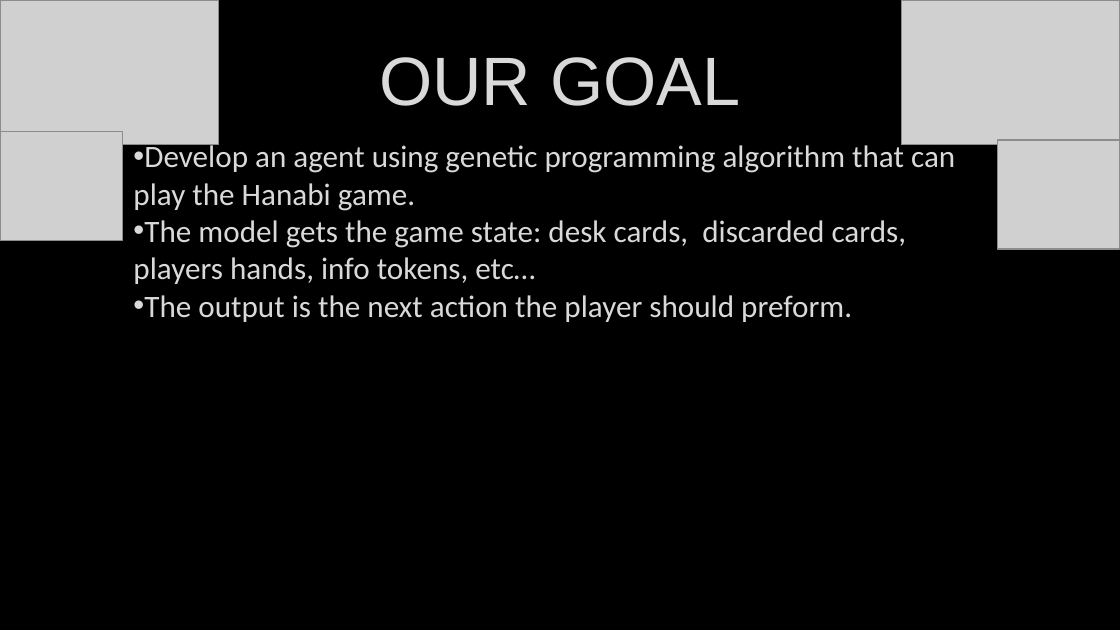
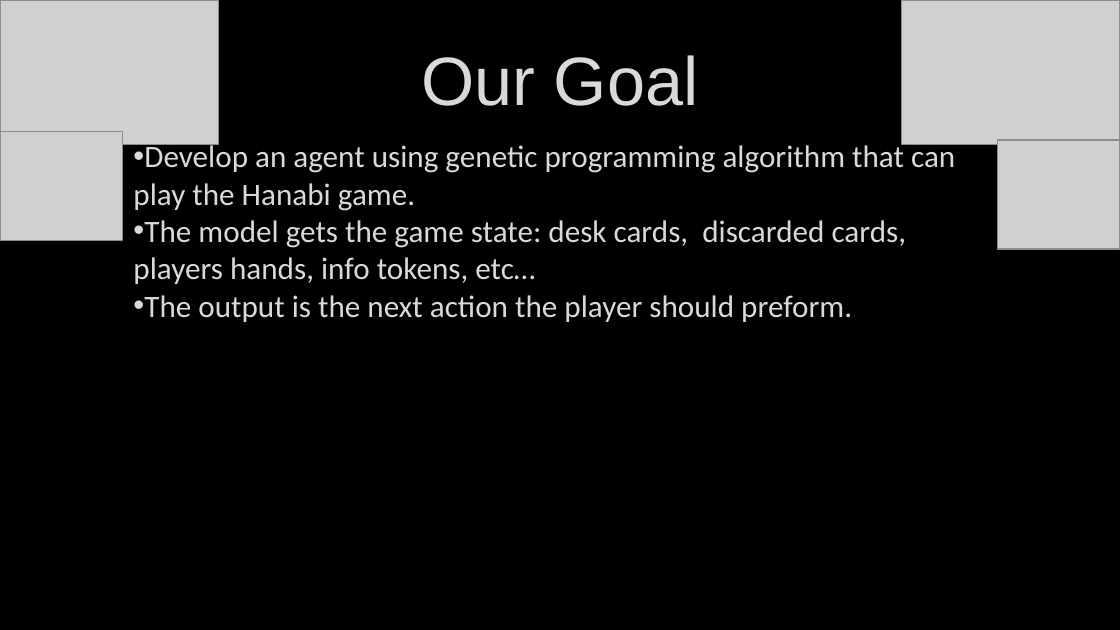
Before and after one commit to Untzi/ec_hanabi, a slide deck: slide 9 of hanabi (1).pptx. Drawn at 1120x630 pixels with LibreOffice and Linux fonts; fonts in the diff are those of the drawing; grey boxes stand for pictures. Boxes give left, top, right and bottom in pixels: in the first picture for what was removed or moved away, otherwise in the second. Text is boxed around its words. In the diff, an @@ line names an element or a change of style, - is before the commit and + after.

```diff
--- a/hanabi (1).pptx
+++ b/hanabi (1).pptx
@@ title at bbox=[421, 55, 699, 106]: text changed @@
-OUR GOAL
+Our Goal
```
Also in this commit, not shown: 4 other slides changed, 1 slide added.
